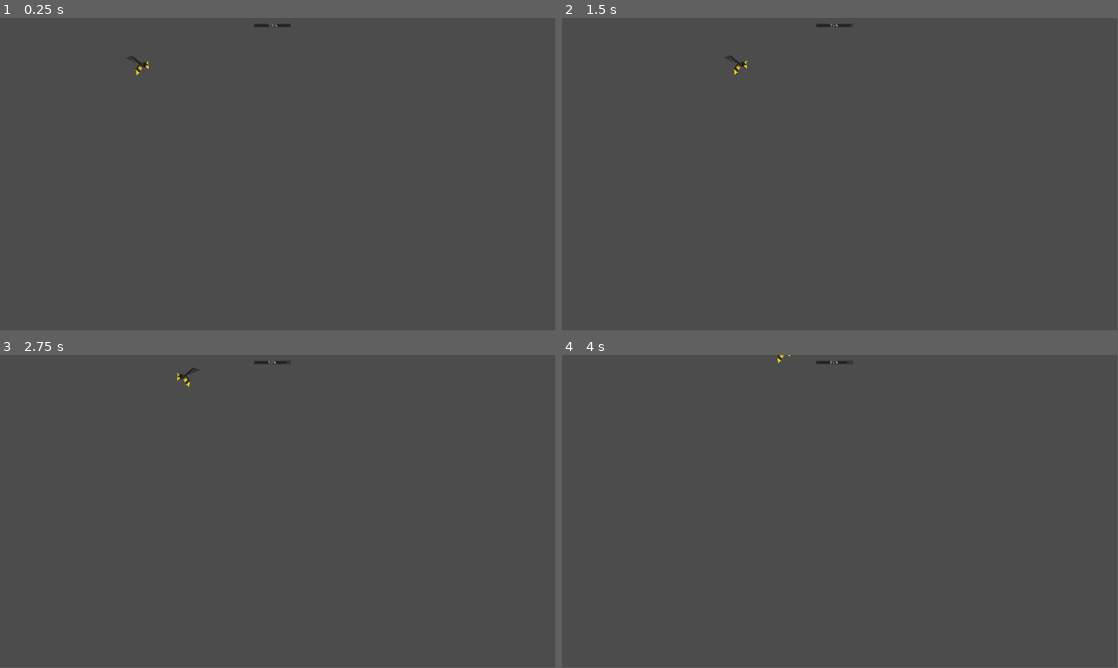
Above: before the commit, frames 1-4 (two rows, left to right).
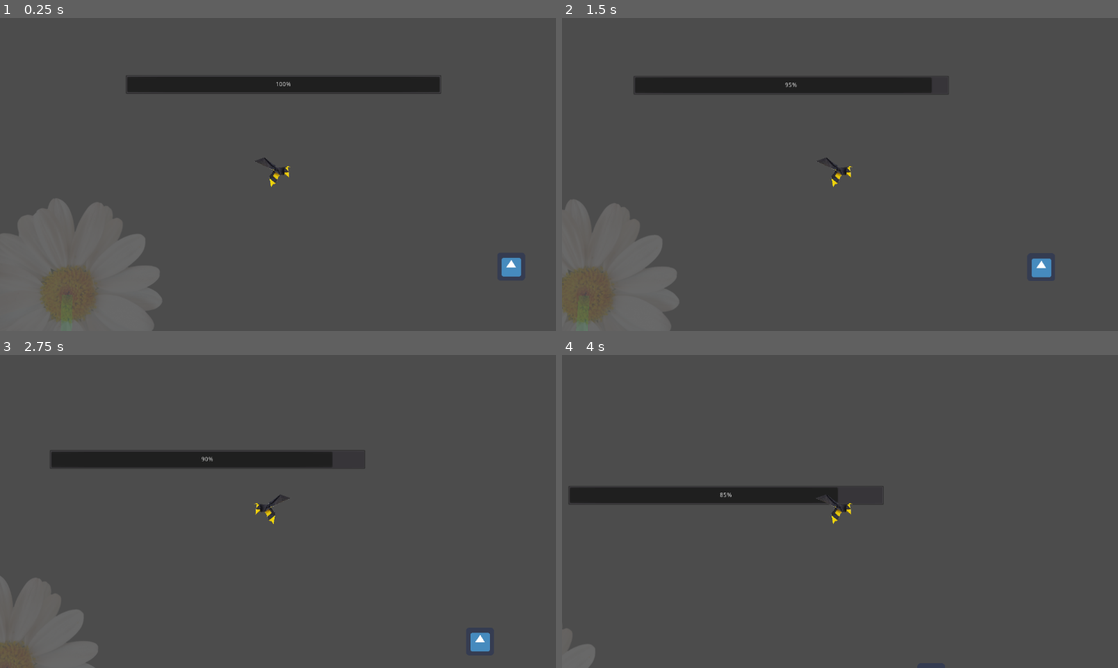
Above: after the commit, the same moments.

Repository: clement-or/OpenJam2020
Game: Godot game, scene res://scenes/TestScene.tscn
Same seed, same stepped clock (60 frames per second), same inputs: the game is played once before the commit and once after it. The project has no main scene, so this scene is started directly. The engine's default icon, where the game draws it, is replaced by a stand-in: a white triangle on a blue panel in a dark square.
Inputs:
- Up to frame 1 (0.25 s): no input
- Up to frame 2 (1.5 s): hold Up (ui_up) 0.53-1.28 s; hold Right (ui_right) from 0.53 s (still down); tap Up (ui_up) at 1.35 s
- Up to frame 3 (2.75 s): tap Up (ui_up) at 1.52, 1.82 s; release Right (ui_right) at 2.03 s; hold Left (ui_left) from 2.03 s (still down); hold Up (ui_up) from 2.03 s (still down)
- Up to frame 4 (4 s): release Left (ui_left) at 2.78 s; release Up (ui_up) at 2.78 s; hold Right (ui_right) from 2.78 s (still down); tap Up (ui_up) at 2.85, 3.02, 3.32 s; hold Up (ui_up) from 3.53 s (still down)
The window is 799x449 before the commit and 800x450 after it. Grey fills any space a smaller window leaves; there, only what the larger window draws over its background counts as a difference.

The runs differ from the first frame. In frame 1, 10% of the frame differs, in the area x 0-94%, y 1-100%; in frame 2, 7.5%; in frame 3, 5.4%; in frame 4, 3.1%.

Commit message:
Butinage

Diff:
--- a/nodes/Flower.tscn
+++ b/nodes/Flower.tscn
@@ -140,6 +140,7 @@
 }
 
 [node name="Flower" type="Node2D"]
+modulate = Color( 1, 1, 1, 0.160784 )
 script = ExtResource( 1 )
 
 [node name="Stem" type="Polygon2D" parent="."]
--- /dev/null
+++ b/nodes/player/ForagingProgress.gd
@@ -0,0 +1,7 @@
+extends ProgressBar
+
+func _ready():
+	max_value = $"../ForagingTimer".wait_time
+
+func _process(delta):
+	value = $"../ForagingTimer".time_left
--- a/nodes/player/Player.gd
+++ b/nodes/player/Player.gd
@@ -17,20 +17,39 @@
 var velocity = Vector2.ZERO
 var acceleration = Vector2.ZERO
 
-var cur_pollen = {"name": "", "value": 0, "color": null} setget set_cur_pollen
+var cur_nectar = {"name": "", "value": 0, "color": null} setget set_cur_nectar
+
+var near_flower
+var is_foraging = false
+
+
+""" Main methods"""
 
 
 func _ready():
 	pass
 
-func _process(delta):
+func _physics_process(delta):
 	_movement()
 	_animation()
 	if is_on_floor():
 		cur_flight += refill_rate
 		cur_flight = clamp(cur_flight, 0, max_flight)
-	print(is_on_floor())
 
+func _input(event):
+	# Si le joueur est proche d'une fleur et au sol alors il peut butiner
+	if Input.is_action_just_pressed("ui_down"):
+		if near_flower && is_on_floor():
+			if near_flower.nectar != cur_nectar && $ForagingTimer.is_stopped():
+				_start_foraging()
+
+	# Si le joueur relâche la touche alors qu'il butine, stopper
+	if Input.is_action_just_released("ui_down") || Input.is_action_pressed("ui_up") || Input.is_action_pressed("ui_left") || Input.is_action_pressed("ui_right"):
+		if !$ForagingTimer.is_stopped():
+			_stop_foraging()
+
+
+""" Helpers """
 
 
 func _movement():
@@ -59,8 +78,10 @@
 	velocity.x = clamp(velocity.x, -h_max_speed, h_max_speed)
 
 	# Gravité
-	#if (!is_on_floor()):
 	velocity.y += gravity
+
+	# Coller aux plateformes mouvantes
+	#look_at(get_floor_normal())
 
 	# Appliquer le mouvement
 	velocity = move_and_slide(velocity, Vector2.UP)
@@ -68,28 +89,69 @@
 	# Dessiner les choses définies dans la fonction _draw()
 	update()
 
+
 func _animation():
 	$Sprite.flip_h = velocity.x < 0
 
+	if is_foraging:
+		$Anim.play("foraging")
+	else:
+		$Anim.stop()
 
-# Donner/retirer un pollen à l'abeille. Start les particules et joue un petit "burst"
-func set_cur_pollen(var pollen : Dictionary):
-	$PollenFall.emitting = pollen.name
 
-	# Si on ajoute un pollen à l'abeille
-	if pollen.get("name"):
+func _start_foraging():
+	$ForagingTimer.start()
+	is_foraging = true
+	$ForagingProgress.visible = true
 
-		$PollenBurst.self_modulate = pollen.color
-		$PollenFall.self_modulate = pollen.color
+func _stop_foraging():
+	$ForagingTimer.stop()
+	is_foraging = false
+	$ForagingProgress.visible = false
+
+
+""" Setters/getters """
+
+
+# Donner/retirer un nectar à l'abeille. Start les particules et joue un petit "burst"
+func set_cur_nectar(var nectar : Dictionary):
+	$PollenFall.emitting = nectar.name != ""
+
+	# Si on ajoute un nectar à l'abeille
+	if nectar.get("name"):
+
+		$PollenBurst.self_modulate = nectar.color
+		$PollenFall.self_modulate = nectar.color
 		$PollenBurst.emitting = true
-	# Sinon, faire en sorte qu'on enlève le pollen à l'abeille
-	# Si un pollen n'a pas de nom, on considère que l'abeille n'a pas de pollen
+		cur_nectar = nectar
+	# Sinon, faire en sorte qu'on enlève le nectar à l'abeille
+	# Si un nectar n'a pas de nom, on considère que l'abeille n'a pas de nectar
 	else:
-		cur_pollen = {"name": "", "value": 0, "color": null}
+		cur_nectar = {"name": "", "value": 0, "color": null}
 
+
+""" Signals methods """
+
+
+func _on_Flower_entered(flower_encountered):
+	near_flower = flower_encountered
+
+func _on_foraging_finished():
+	set_cur_nectar(near_flower.nectar)
+	is_foraging = false
+	$ForagingProgress.visible = false
+
+
+""" Debug """
 
 
 func _draw():
 	return
 	draw_line(position, position+acceleration, Color.red)
 	draw_circle(position+acceleration, 2, Color.red)
+
+
+""" Others """
+
+
+func get_class(): return "Player"
--- a/nodes/player/Player.tscn
+++ b/nodes/player/Player.tscn
@@ -1,7 +1,8 @@
-[gd_scene load_steps=8 format=2]
+[gd_scene load_steps=10 format=2]
 
 [ext_resource path="res://resources/sprites/bee.png" type="Texture" id=1]
 [ext_resource path="res://nodes/player/Player.gd" type="Script" id=2]
+[ext_resource path="res://nodes/player/ForagingProgress.gd" type="Script" id=3]
 
 [sub_resource type="CircleShape2D" id=1]
 radius = 29.0724
@@ -47,6 +48,23 @@
 scale_random = 1.0
 color_ramp = SubResource( 4 )
 
+[sub_resource type="Animation" id=6]
+resource_name = "foraging"
+length = 0.3
+loop = true
+tracks/0/type = "value"
+tracks/0/path = NodePath("./Sprite:rotation_degrees")
+tracks/0/interp = 1
+tracks/0/loop_wrap = true
+tracks/0/imported = false
+tracks/0/enabled = true
+tracks/0/keys = {
+"times": PoolRealArray( 0, 0.1, 0.2, 0.3 ),
+"transitions": PoolRealArray( 1, 1, 1, 1 ),
+"update": 0,
+"values": [ 0.0, 10.0, -10.0, 10.0 ]
+}
+
 [node name="Player" type="KinematicBody2D"]
 script = ExtResource( 2 )
 
@@ -76,3 +94,27 @@
 explosiveness = 1.0
 local_coords = false
 process_material = SubResource( 2 )
+
+[node name="ForagingTimer" type="Timer" parent="."]
+wait_time = 2.0
+one_shot = true
+
+[node name="Anim" type="AnimationPlayer" parent="."]
+anims/foraging = SubResource( 6 )
+
+[node name="ForagingProgress" type="ProgressBar" parent="."]
+visible = false
+anchor_left = 0.5
+anchor_top = 0.5
+anchor_right = 0.5
+anchor_bottom = 0.5
+margin_left = -62.0
+margin_top = -71.2897
+margin_right = 62.0
+margin_bottom = -57.2897
+percent_visible = false
+script = ExtResource( 3 )
+__meta__ = {
+"_edit_use_anchors_": false
+}
+[connection signal="timeout" from="ForagingTimer" to="." method="_on_foraging_finished"]
--- a/project.godot
+++ b/project.godot
@@ -22,7 +22,8 @@
 
 window/size/width=1920
 window/size/height=1080
-window/size/fullscreen=true
+window/size/test_width=1280
+window/size/test_height=720
 
 [rendering]
 
--- a/scenes/TestScene.tscn
+++ b/scenes/TestScene.tscn
@@ -1,26 +1,69 @@
-[gd_scene load_steps=4 format=2]
+[gd_scene load_steps=8 format=2]
 
 [ext_resource path="res://nodes/player/Player.tscn" type="PackedScene" id=1]
 [ext_resource path="res://nodes/ui/flight_bar/FlightBar.tscn" type="PackedScene" id=2]
+[ext_resource path="res://nodes/Flower.tscn" type="PackedScene" id=3]
+[ext_resource path="res://icon.png" type="Texture" id=4]
 
 [sub_resource type="RectangleShape2D" id=1]
-extents = Vector2( 501.278, 65.6769 )
+extents = Vector2( 1027.49, 65.6769 )
+
+[sub_resource type="RectangleShape2D" id=2]
+extents = Vector2( 32.358, 31.6126 )
+
+[sub_resource type="Animation" id=3]
+resource_name = "Nouvelle animation"
+length = 2.0
+loop = true
+tracks/0/type = "value"
+tracks/0/path = NodePath(".:position")
+tracks/0/interp = 1
+tracks/0/loop_wrap = true
+tracks/0/imported = false
+tracks/0/enabled = true
+tracks/0/keys = {
+"times": PoolRealArray( 0, 1, 2 ),
+"transitions": PoolRealArray( 1, 1, 1 ),
+"update": 0,
+"values": [ Vector2( 1414.75, 459.704 ), Vector2( 1621.37, 459.704 ), Vector2( 1414.75, 459.704 ) ]
+}
 
 [node name="TestScene" type="Node2D"]
 
-[node name="Player" parent="." instance=ExtResource( 1 )]
-position = Vector2( 488.764, 149.84 )
-
 [node name="StaticBody2D" type="StaticBody2D" parent="."]
-position = Vector2( 532.765, 556.549 )
+position = Vector2( 986.849, 1040.91 )
 
 [node name="CollisionShape2D" type="CollisionShape2D" parent="StaticBody2D"]
 position = Vector2( -17.8381, -27.3517 )
 shape = SubResource( 1 )
 
 [node name="ProgressBar" parent="." instance=ExtResource( 2 )]
-margin_left = 875.655
-margin_top = 18.6878
-margin_right = 1007.65
-margin_bottom = 32.6878
+margin_left = 579.0
+margin_top = 19.0
+margin_right = 1306.0
+margin_bottom = 63.0
 player_path = NodePath("../Player")
+
+[node name="Flower" parent="." instance=ExtResource( 3 )]
+position = Vector2( 438.367, 1424.88 )
+
+[node name="Player" parent="." instance=ExtResource( 1 )]
+position = Vector2( 929.736, 227.955 )
+
+[node name="Camera2D" type="Camera2D" parent="Player"]
+current = true
+
+[node name="RigidBody2D" type="RigidBody2D" parent="."]
+position = Vector2( 1414.75, 459.704 )
+mode = 3
+
+[node name="Sprite" type="Sprite" parent="RigidBody2D"]
+texture = ExtResource( 4 )
+
+[node name="CollisionShape2D" type="CollisionShape2D" parent="RigidBody2D"]
+shape = SubResource( 2 )
+
+[node name="AnimationPlayer" type="AnimationPlayer" parent="RigidBody2D"]
+autoplay = "Nouvelle animation"
+"anims/Nouvelle animation" = SubResource( 3 )
+[connection signal="has_been_entered" from="Flower" to="Player" method="_on_Flower_entered"]
